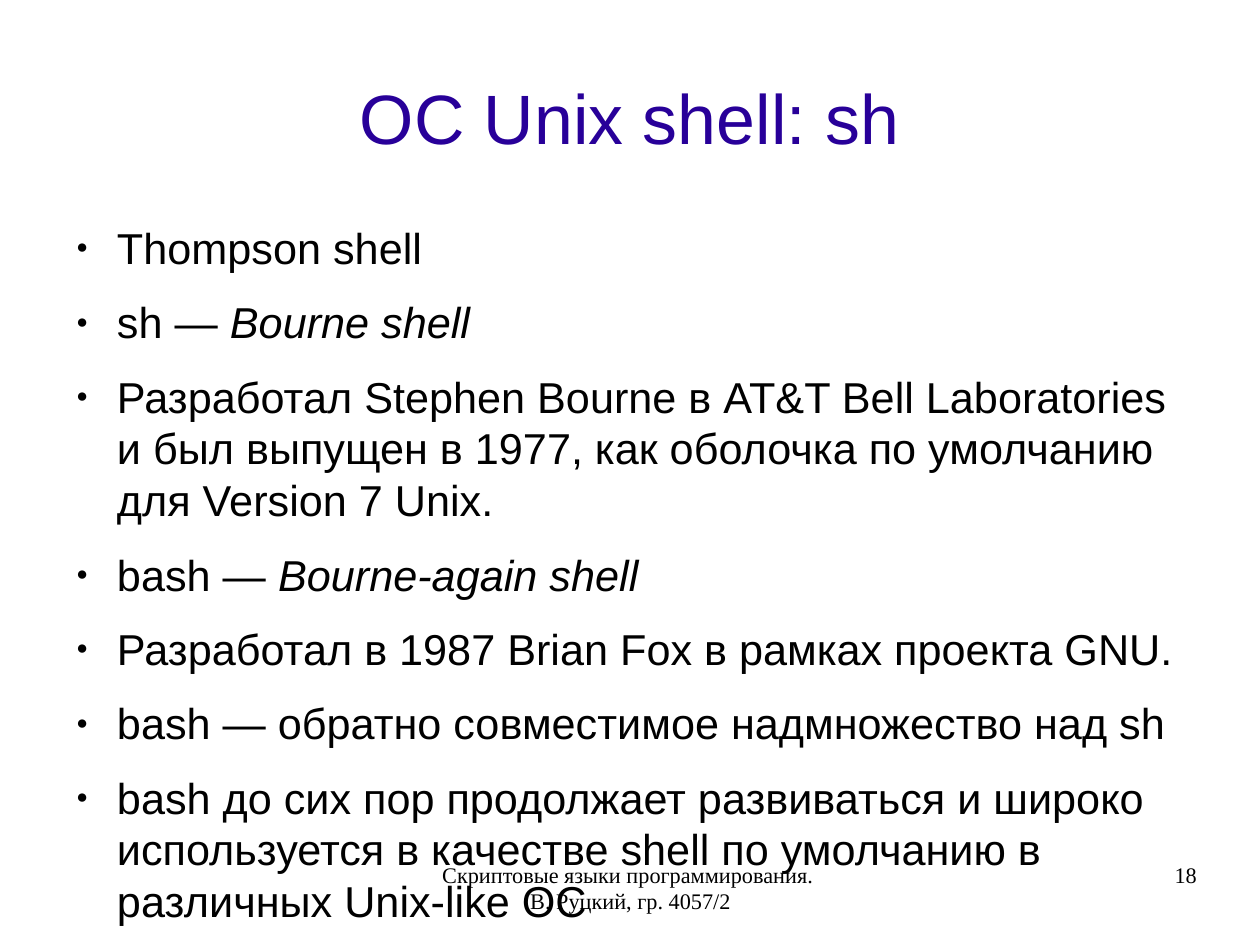
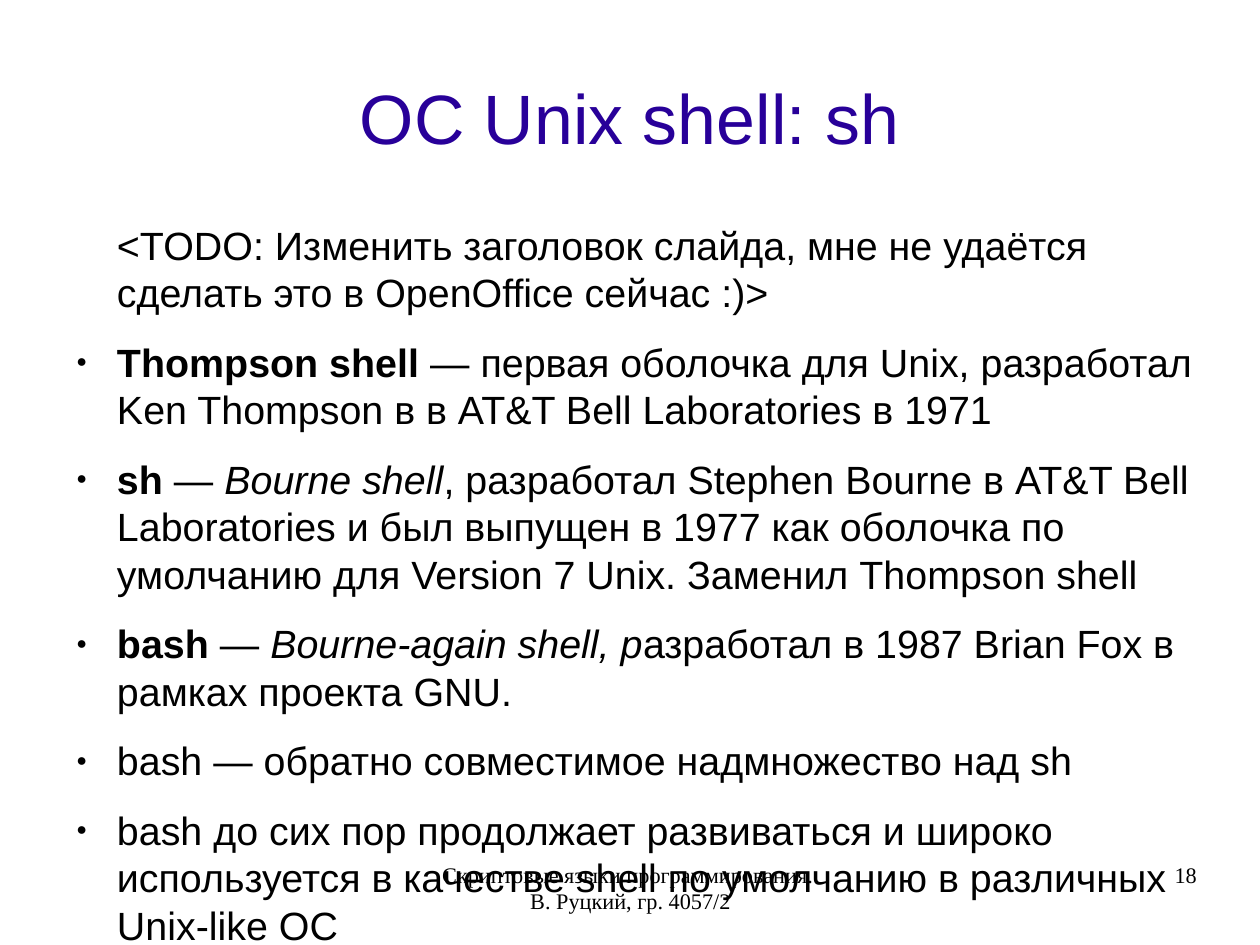
Before and after one commit to rutsky/semester07, a slide deck: slide 18 of Operation_systems/scripting_languages/40572_Rutsky_Scripting_languages.odp. Drawn at 1260x945 pixels with LibreOffice and Linux fonts; fonts in the diff are those of the drawing. Boxes give left, top, right and bottom in pixels: in the first picture for what was removed or moved away, otherwise in the second. Text is boxed around its words. In the diff, an @@ line names an element or a change of style, - is before the commit and + after.

Commit message:
Updated presentation.

```diff
--- a/Operation_systems/scripting_languages/40572_Rutsky_Scripting_languages.odp
+++ b/Operation_systems/scripting_languages/40572_Rutsky_Scripting_languages.odp
@@ text at [117, 230, 1192, 713]: text changed; size 27.2 to 24.8 pt @@
-● Thompson shell
-● sh — Bourne shell
-● Разработал Stephen Bourne в AT&T Bell Laboratories и был выпущен в 1977, как оболочка по умолчанию для Version 7 Unix.
-● bash — Bourne-again shell
-● Разработал в 1987 Brian Fox в рамках проекта GNU.
+<TODO: Изменить заголовок слайда, мне не удаётся сделать это в OpenOffice сейчас :)>
+● Thompson shell — первая оболочка для Unix, разработал Ken Thompson в в AT&T Bell Laboratories в 1971
+● sh — Bourne shell, разработал Stephen Bourne в AT&T Bell Laboratories и был выпущен в 1977 как оболочка по умолчанию для Version 7 Unix. Заменил Thompson shell
+● bash — Bourne-again shell, разработал в 1987 Brian Fox в рамках проекта GNU.
@@ text at [117, 746, 1166, 941]: size 27.2 to 24.8 pt in "bash — обратно совместимое надмножество над sh", "bash до сих пор продолжает развиваться и ..." @@
```
Also in this commit, not shown: 1 other slide changed, 6 slides added.
